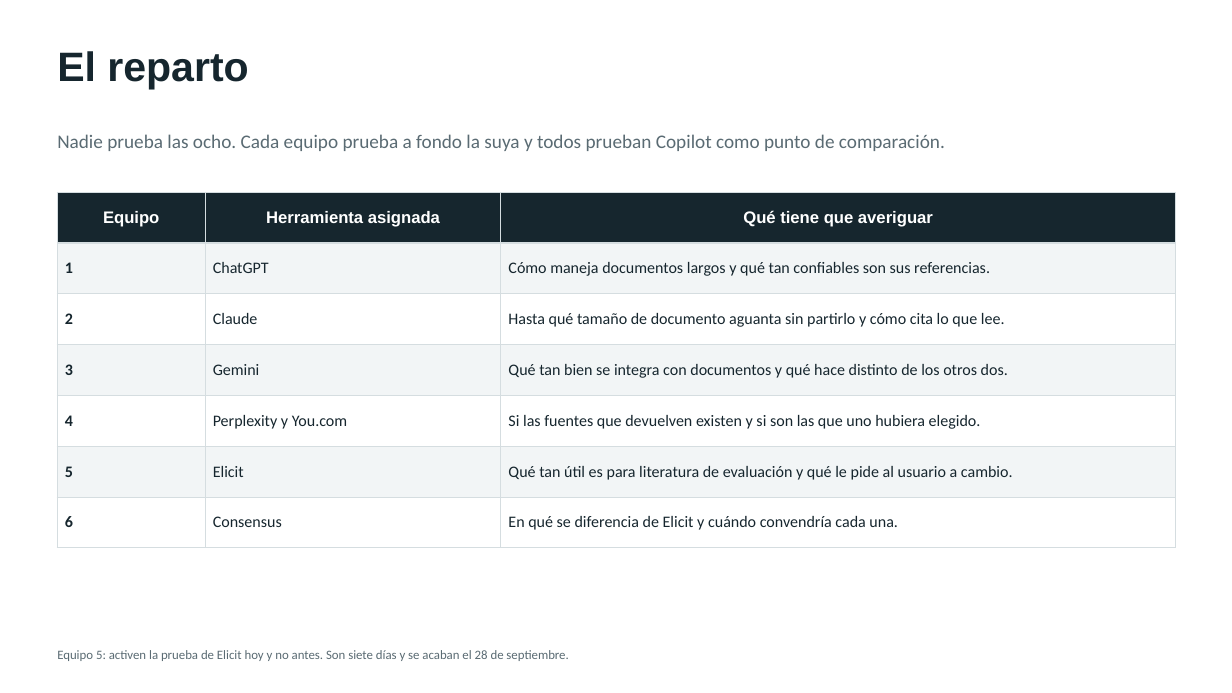
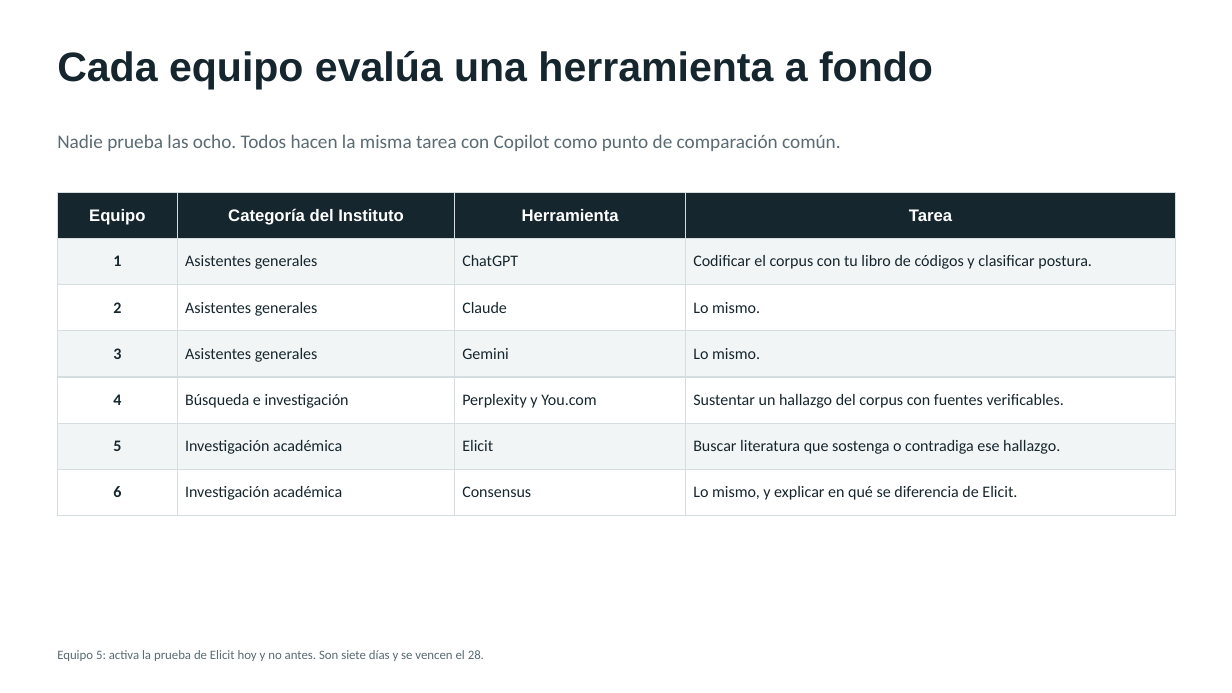
Before and after one commit to marvtrejo/curso-inegi-gen-ai, a slide deck: slide 8 of sesion-05/Sesion_05_Ecosistema_Herramientas.pptx (slide 6 before the commit). Drawn at 1232x693 pixels with LibreOffice and Linux fonts; fonts in the diff are those of the drawing. Boxes give left, top, right and bottom in pixels: in the first picture for what was removed or moved away, otherwise in the second. Text is boxed around its words. In the diff, an @@ line names an element or a change of style, - is before the commit and + after.

```diff
--- a/sesion-05/Sesion_05_Ecosistema_Herramientas.pptx
+++ b/sesion-05/Sesion_05_Ecosistema_Herramientas.pptx
@@ text at [57, 51, 933, 90]: text changed @@
-El reparto
+Cada equipo evalúa una herramienta a fondo
@@ text at [57, 134, 841, 151]: text changed @@
-Nadie prueba las ocho. Cada equipo prueba a fondo la suya y todos prueban Copilot como punto de comparación.
+Nadie prueba las ocho. Todos hacen la misma tarea con Copilot como punto de comparación común.
@@ table at [57, 192, 1176, 504] @@
-column 2: Herramienta asignada | ChatGPT | Claude | Gemini | Perplexity y You.com | Elicit | Consensus
-column 3: Qué tiene que averiguar | Cómo maneja documentos largos y qué tan confiables son sus referencias. | Hasta qué tamaño de documento aguanta sin partirlo y cómo cita lo que lee. | Qué tan bien se integra con documentos y qué hace distinto de los otros dos. | Si las fuentes que devuelven existen y si son las que uno hubiera elegido. | Qué tan útil es para literatura de evaluación y qué le pide al usuario a cambio. | En qué se diferencia de Elicit y cuándo convendría cada una.
+column 2: Categoría del Instituto | Asistentes generales | Asistentes generales | Asistentes generales | Búsqueda e investigación | Investigación académica | Investigación académica
+column 3: Herramienta | ChatGPT | Claude | Gemini | Perplexity y You.com | Elicit | Consensus
+column 4: Tarea | Codificar el corpus con tu libro de códigos y clasificar postura. | Lo mismo. | Lo mismo. | Sustentar un hallazgo del corpus con fuentes verificables. | Buscar literatura que sostenga o contradiga ese hallazgo. | Lo mismo, y explicar en qué se diferencia de Elicit.
@@ text at [57, 650, 484, 661]: text changed @@
-Equipo 5: activen la prueba de Elicit hoy y no antes. Son siete días y se acaban el 28 de septiembre.
+Equipo 5: activa la prueba de Elicit hoy y no antes. Son siete días y se vencen el 28.
```
Also in this commit, not shown: 11 other slides changed, 5 slides added, 2 slides removed, 14 other files.
